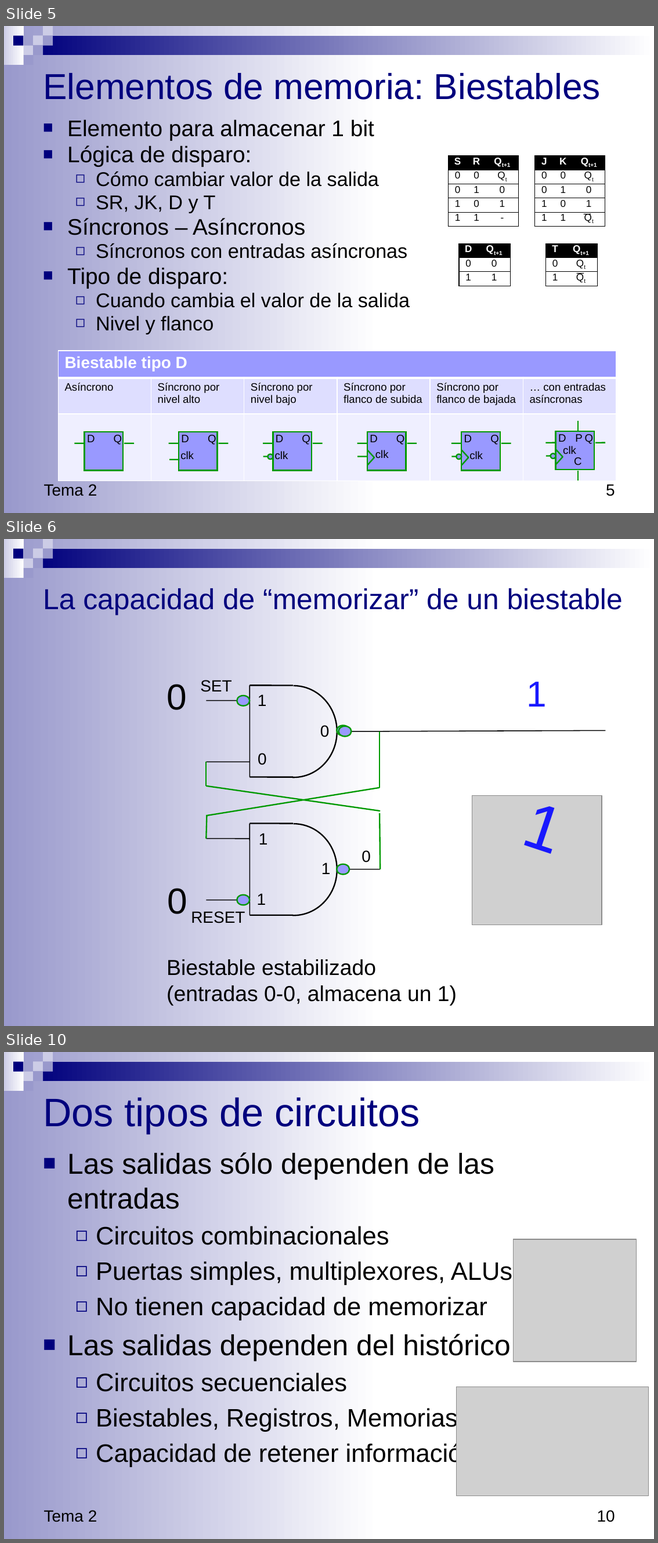
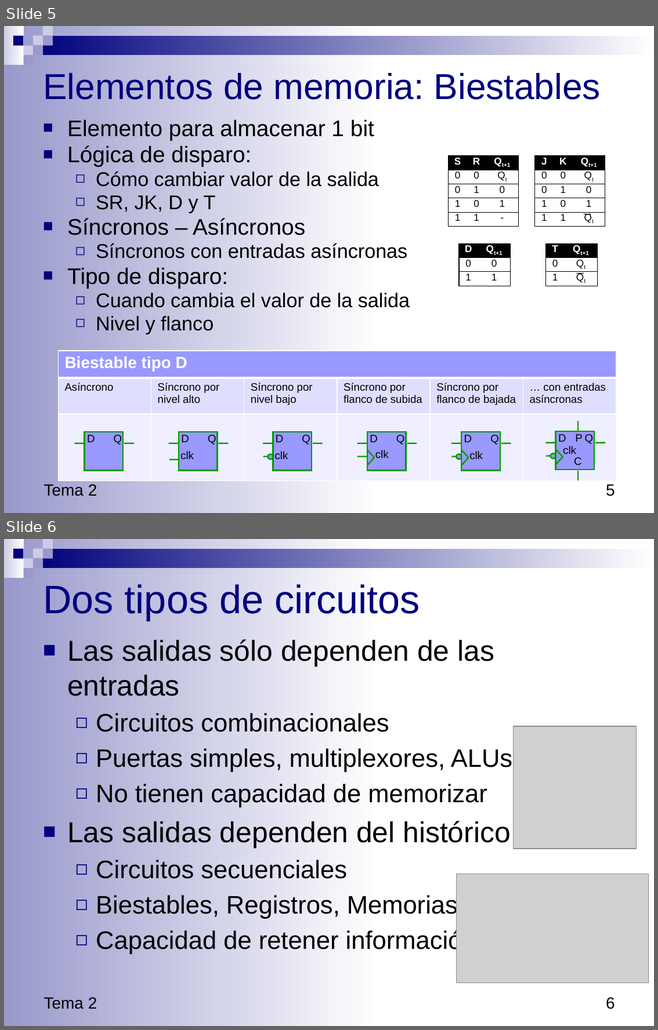
Before and after one commit to luisfromero/fucomp, a slide deck: temas/Tema3.pptx. Shown one above the other, each under a label of ours: slides 5, 6 and 10 before the commit, slides 5 and 6 after it; the slides between them are not shown. The pictures are 658x1543 and 658x1030 pixels, drawn with LibreOffice and Linux fonts; fonts in the diff are those of the drawing; grey boxes stand for pictures. Boxes give left, top, right and bottom in pixels: in the first picture for what was removed or moved away, otherwise in the second. Text is boxed around its words. In the diff, an @@ line names an element or a change of style, - is before the commit and + after.

```diff
--- a/temas/Tema3.pptx
+++ b/temas/Tema3.pptx
@@ slide 6 removed at <box>4,539,654,1026</box>, background #FFFFFF; not listed: 10 template elements that a slide beside it also shows @@
@@ title removed at <box>43,588,622,615</box> @@
-La capacidad de “memorizar” de un biestable
@@ text removed at <box>166,684,187,710</box> @@
-0
@@ text removed at <box>200,680,231,692</box> @@
-SET
@@ text removed at <box>257,694,267,706</box> @@
-1
@@ text removed at <box>526,682,546,707</box> @@
-1
@@ ellipse removed at <box>237,696,249,706</box> @@
@@ text removed at <box>320,725,329,737</box> @@
-0
@@ ellipse removed at <box>336,725,350,736</box> @@
@@ ellipse removed at <box>339,726,351,736</box> @@
@@ group removed at <box>206,685,605,777</box>: 6 lines, 1 freeform shape @@
@@ line removed from (379, 732) to (379, 788) @@
@@ line removed from (206, 762) to (206, 786) @@
@@ text removed at <box>257,753,267,765</box> @@
-0
@@ line removed from (206, 786) to (380, 811) @@
@@ line removed from (379, 788) to (206, 816) @@
@@ picture removed at <box>471,795,601,925</box> @@
@@ text removed at <box>519,792,553,854</box> @@
-1
@@ line removed from (206, 816) to (206, 838) @@
@@ line removed from (379, 813) to (380, 870) @@
@@ text removed at <box>259,833,268,845</box> @@
-1
@@ text removed at <box>361,850,371,863</box> @@
-0
@@ text removed at <box>321,863,331,874</box> @@
-1
@@ ellipse removed at <box>336,864,350,875</box> @@
@@ group removed at <box>206,824,380,916</box>: 6 lines, 1 freeform shape @@
@@ text removed at <box>167,888,187,914</box> @@
-0
@@ ellipse removed at <box>237,895,249,906</box> @@
@@ text removed at <box>257,893,266,905</box> @@
-1
@@ text removed at <box>191,911,245,924</box> @@
-RESET
@@ text removed at <box>166,959,456,1005</box> @@
-Biestable estabilizado
-(entradas 0-0, almacena un 1)
@@ what was slide 10 is now slide 6 @@
@@ page number at <box>605,997,615,1009</box>: text changed @@
-10
+6
```
Also in this commit, not shown: 21 slides changed, 4 slides added, 7 other slides removed, 8 other files.
